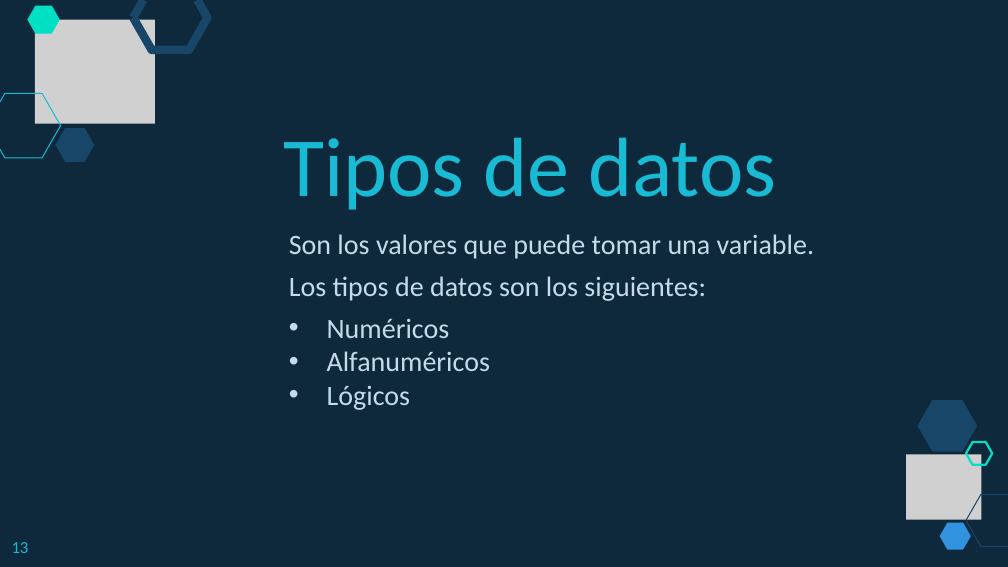
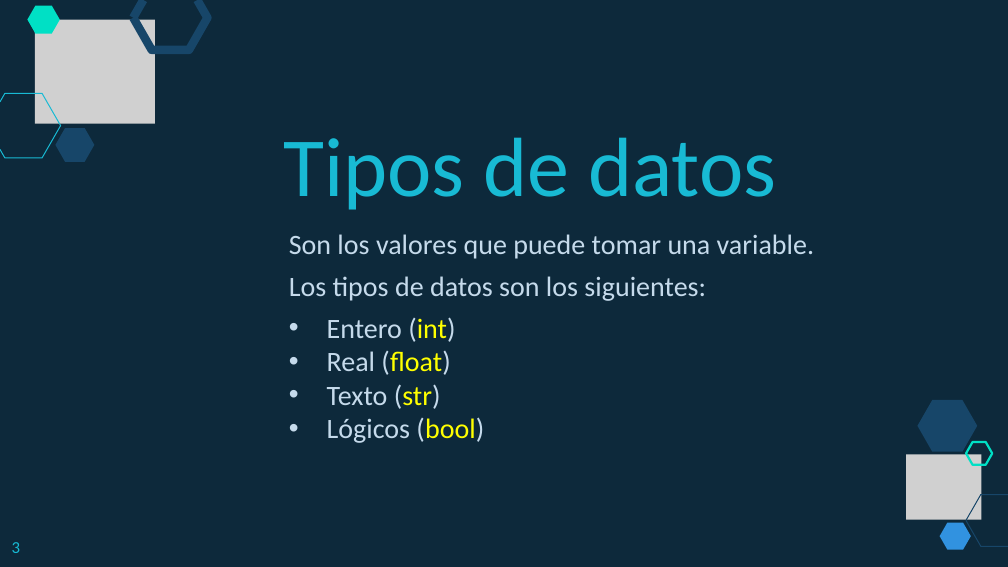
Before and after one commit to lizetheP/PensamientoC, a slide deck: slide 3 of Calendario2019/Presentaciones/1_4_IntroduccionPython.pptx (slide 13 before the commit). Drawn at 1008x567 pixels with LibreOffice and Linux fonts; fonts in the diff are those of the drawing; grey boxes stand for pictures. Boxes give left, top, right and bottom in pixels: in the first picture for what was removed or moved away, otherwise in the second. Text is boxed around its words. In the diff, an @@ line names an element or a change of style, - is before the commit and + after.

```diff
--- a/Calendario2019/Presentaciones/1_4_IntroduccionPython.pptx
+++ b/Calendario2019/Presentaciones/1_4_IntroduccionPython.pptx
@@ text at (x1=327, y1=317, x2=484, y2=443): text changed @@
-• Numéricos
-• Alfanuméricos
-• Lógicos
+• Entero (int)
+• Real (float)
+• Texto (str)
+• Lógicos (bool)
@@ page number at (x1=12, y1=542, x2=20, y2=553): text changed @@
-13
+3
```
Also in this commit, not shown: 2 other slides changed, 14 slides removed, 18 other files.
